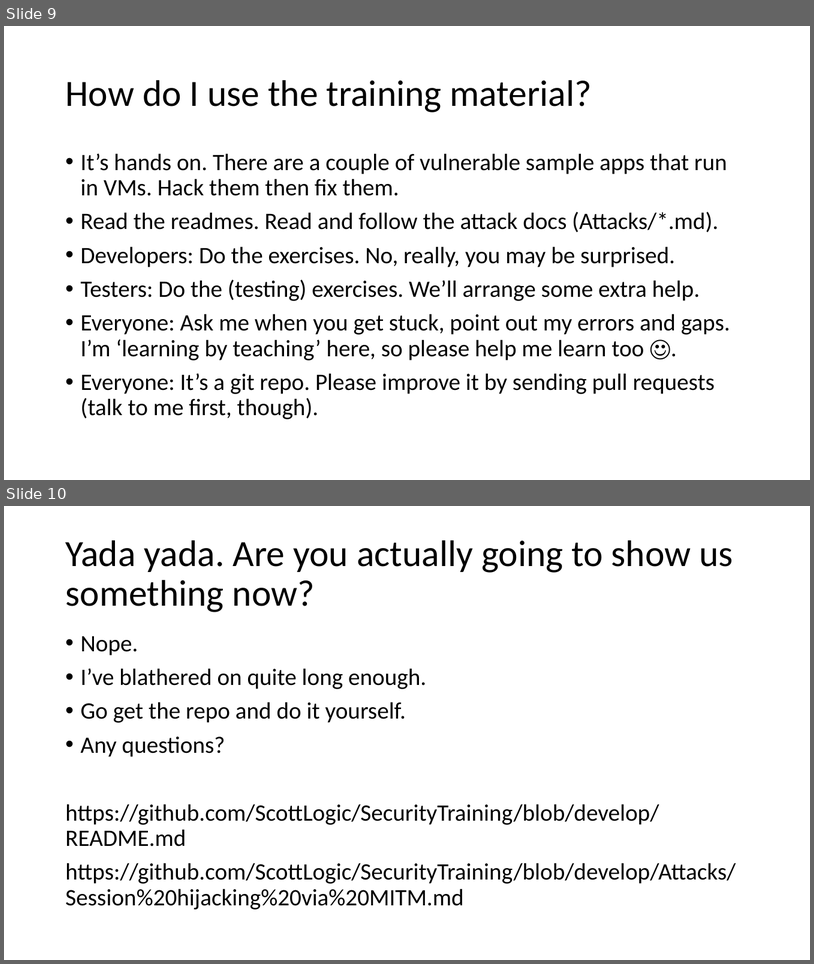
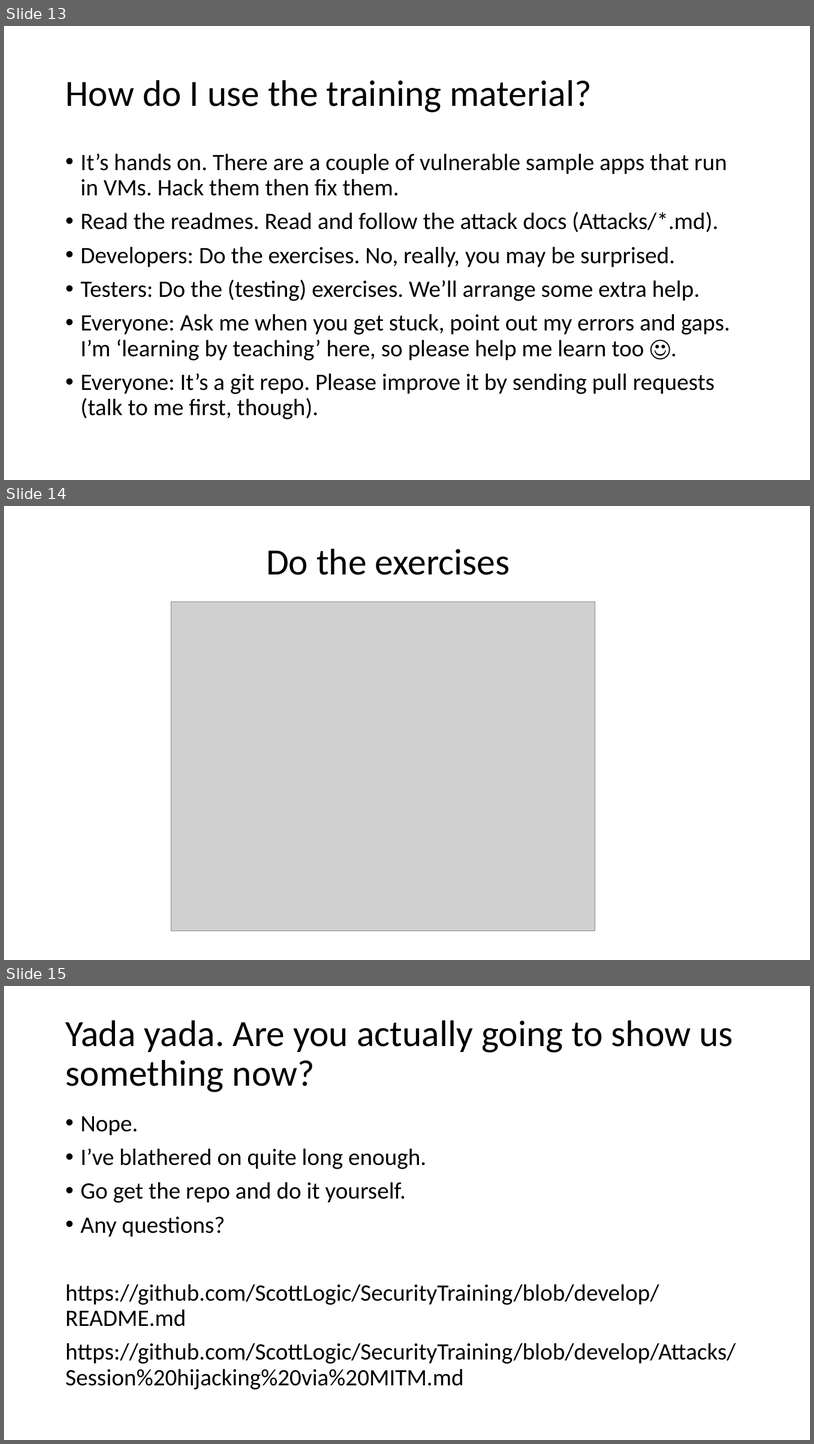
Before and after one commit to robinsillem/SecurityTraining, a slide deck: Attacks/Session hijacking via MITM.pptx. Shown one above the other, each under a label of ours: slides 9 and 10 before the commit, slides 13, 14 and 15 after it. The pictures are 814x964 and 814x1444 pixels, drawn with LibreOffice and Linux fonts; fonts in the diff are those of the drawing; grey boxes stand for pictures. Boxes give left, top, right and bottom in pixels: in the first picture for what was removed or moved away, otherwise in the second. Text is boxed around its words. In the diff, an @@ line names an element or a change of style, - is before the commit and + after.

```diff
--- a/Attacks/Session hijacking via MITM.pptx
+++ b/Attacks/Session hijacking via MITM.pptx
@@ slide 14 added at [4,506,810,960], background #FFFFFF @@
@@ text added at [266,549,510,575], 44 pt, text #000000 @@
+Do the exercises
@@ picture added at [171,601,595,931] @@
@@ what was slide 9 is now slide 13 @@
@@ what was slide 10 is now slide 15 @@
```
Also in this commit, not shown: 4 other slides added.
